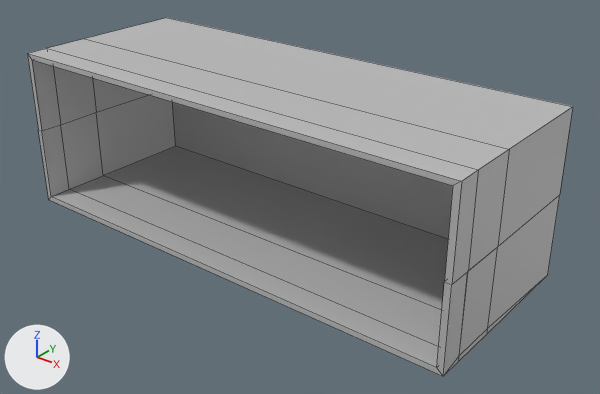
One commit to the FBX model Assets/GA/Room_Scale/SM_MediumRoom.fbx: the scene before it, then after it.
The view is the same before and after, from a camera (50 mm lens) standing at (26.57, -17.11, 14.62) and looking at (10.03, 3.57, 1.8). The axes (+X, +Y, +Z) are drawn at lower left. The lights are the same throughout. Mesh edges are drawn as thin lines. Where no turn or scale is listed for an object, it has been applied to the vertices.

The older version as bpy lines, for what is in view:
```python
me_mesh = bpy.data.meshes.new('Mesh')
me_mesh.from_pydata(...)  # 52 vertices, 56 faces; spans x 0.0..18.0, y 0.0..7.0, z 0.0..6.0
# faces by material slot: [6, 12, 32, 3, 3]
me_mesh.materials.append(mat_face_murs)  # grey #bcbcbc
me_mesh.materials.append(mat_murs)  # grey #bcbcbc
me_mesh.materials.append(mat_lambert1)  # grey #bcbcbc
me_mesh.materials.append(mat_sol)  # grey #bcbcbc
me_mesh.materials.append(mat_plafond)  # grey #bcbcbc
me_mesh_001 = bpy.data.meshes.new('Mesh.001')
me_mesh_001.from_pydata([(0.0, 0.0, 0.0), (0.0, 1.75, 0.0), (0.23, 0.0, 0.0), (0.23, 1.75, 0.0), (0.23, 0.0, 2.8), (0.23, 1.75, 2.8), (0.0, 1.75, 2.8), (0.0, 0.0, 2.8)], [], [(0, 2, 4, 7), (7, 4, 5, 6), (6, 5, 3, 1), (1, 3, 2, 0), (2, 3, 5, 4), (0, 7, 6, 1)])
for i in [4]: me_mesh_001.polygons[i].material_index = 1
me_mesh_001.materials.append(mat_lambert1)  # grey #bcbcbc
me_mesh_001.materials.append(mat_murs)  # grey #bcbcbc
me_mesh_002 = bpy.data.meshes.new('Mesh.002')
me_mesh_002.from_pydata([(0.0, 0.0, 0.0), (0.0, 1.75, 0.0), (0.23, 0.0, 0.0), (0.23, 1.75, 0.0), (0.23, 0.0, 2.8), (0.23, 1.75, 2.8), (0.0, 1.75, 2.8), (0.0, 0.0, 2.8)], [], [(0, 2, 4, 7), (7, 4, 5, 6), (6, 5, 3, 1), (1, 3, 2, 0), (2, 3, 5, 4), (0, 7, 6, 1)])
for i in [5]: me_mesh_002.polygons[i].material_index = 1
me_mesh_002.materials.append(mat_lambert1)  # grey #bcbcbc
me_mesh_002.materials.append(mat_murs)  # grey #bcbcbc
ob_sm_l_medium_room = bpy.data.objects.new('SM_L_Medium_Room', me_mesh_001)
ob_sm_l_medium_room.location = (0.0, 0.87, 0.2)
ob_sm_medium_room = bpy.data.objects.new('SM_Medium_Room', me_mesh)
ob_sm_medium_room.location = (0.0, 0.0, 0.0)
ob_sm_r_medium_room = bpy.data.objects.new('SM_R_Medium_Room', me_mesh_002)
ob_sm_r_medium_room.location = (17.77, 0.87, 0.2)
```
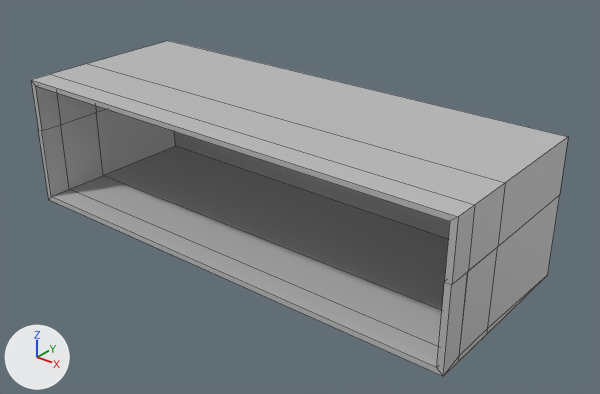
The change, as a diff of the scene's bpy script:
```diff
--- a/Assets/GA/Room_Scale/SM_MediumRoom.fbx.py
+++ b/Assets/GA/Room_Scale/SM_MediumRoom.fbx.py
@@ me_mesh @@
 me_mesh.from_pydata(...)  # 52 vertices, 56 faces; spans x 0.0..18.0, y 0.0..7.0, z 0.0..6.0
 # used by ob_sm_medium_room; location = (0.0, 0.0, 0.0)
+# me_mesh part 1: all 16 vertices in x 0.0..18.0, y 0.0..7.0, z 5.8..6.0 are moved by (0.0, 0.0, -1.0)
 me_mesh.materials.append(mat_face_murs)
```

Changed parts and their boxes [x1, y1, x2, y2] in the pictures (600 x 394 px; the box of a moved part takes in the faces that stretch with it):
'SM_Medium_Room', reshaped (6% shorter): before [27, 18, 573, 377]; after [31, 41, 568, 377]
part 1 of me_mesh, moved or reshaped: before [27, 18, 573, 284]; after [31, 41, 568, 284]
